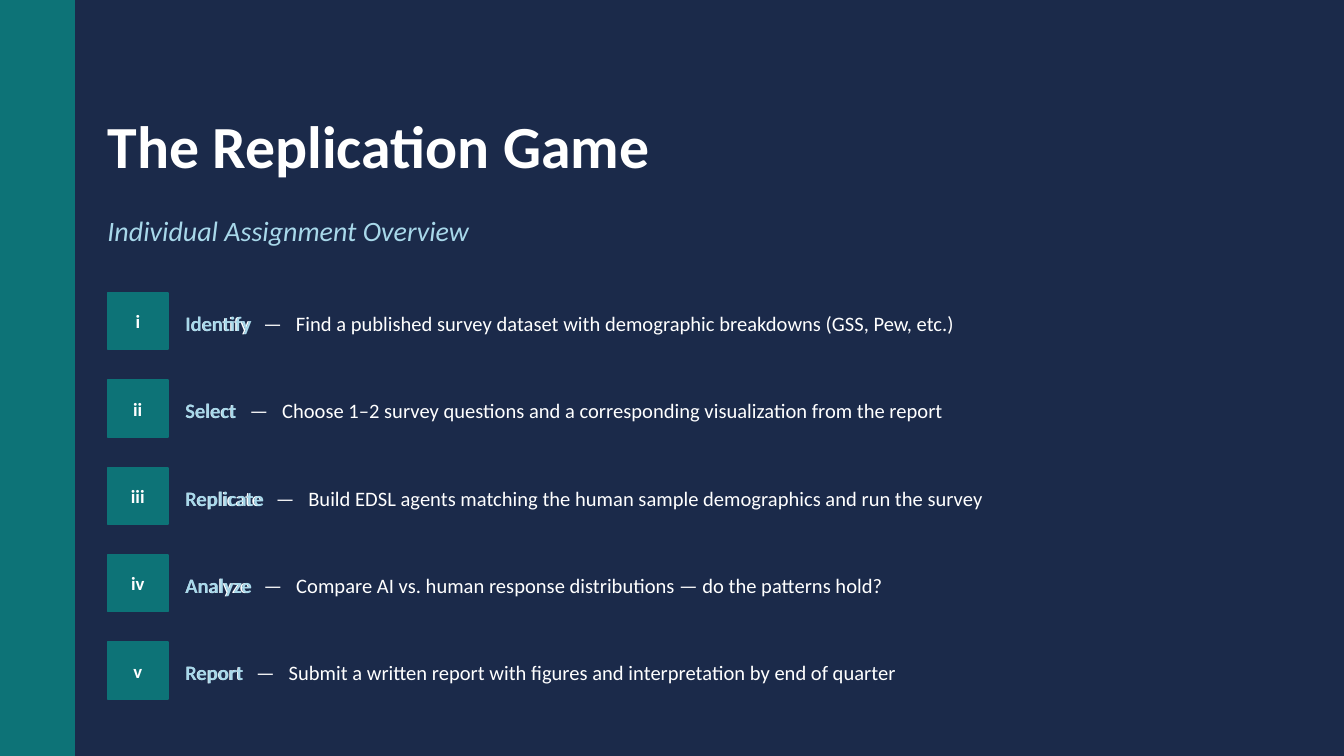
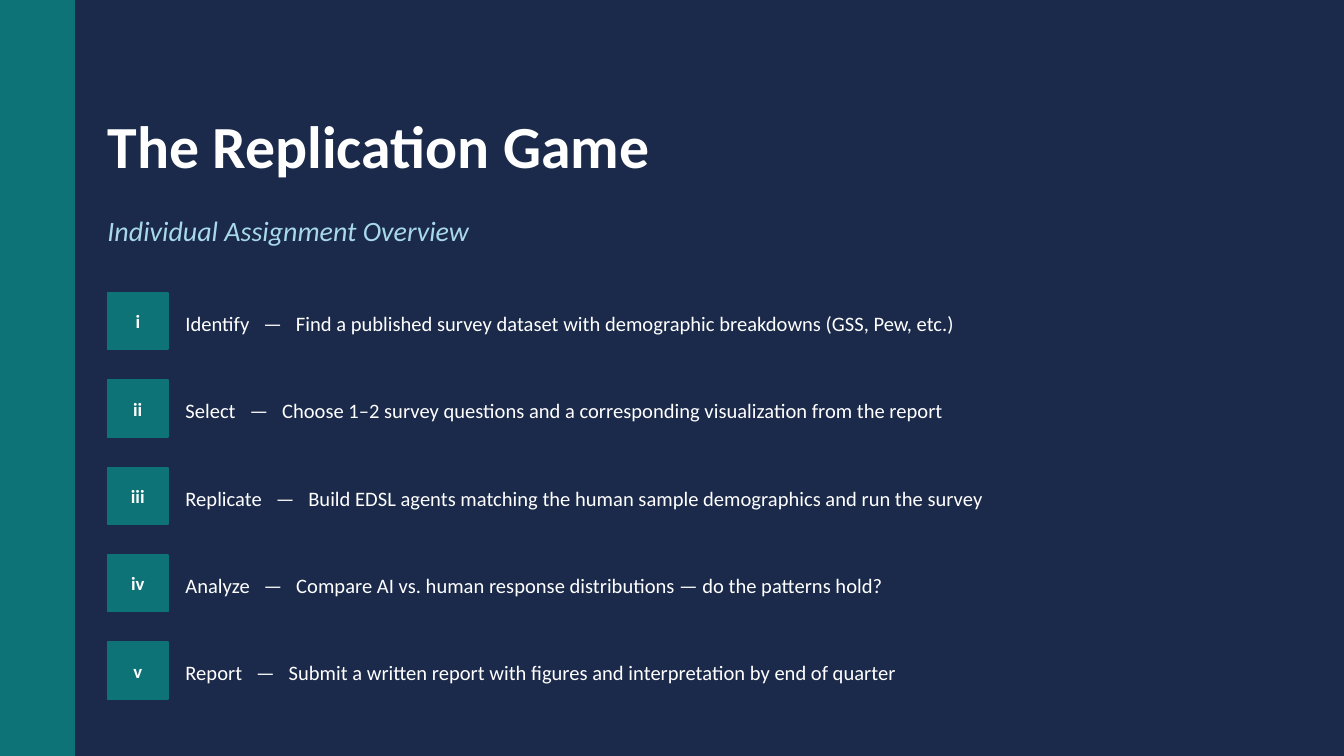
Before and after one commit to VeraMao/MACS30755_Digital-Experiments_EDSL_Workshop, a slide deck: slide 10 of edsl_workshop_slides.pptx. Drawn at 1344x756 pixels with LibreOffice and Linux fonts; fonts in the diff are those of the drawing. Boxes give left, top, right and bottom in pixels: in the first picture for what was removed or moved away, otherwise in the second. Text is boxed around its words. In the diff, an @@ line names an element or a change of style, - is before the commit and + after.

```diff
--- a/edsl_workshop_slides.pptx
+++ b/edsl_workshop_slides.pptx
@@ text removed at (185,316,249,335) @@
-Identify
@@ text removed at (185,403,235,419) @@
-Select
@@ text removed at (185,491,261,510) @@
-Replicate
@@ text removed at (185,578,249,597) @@
-Analyze
@@ text removed at (185,666,242,684) @@
-Report
```
Also in this commit, not shown: 9 other slides changed.
